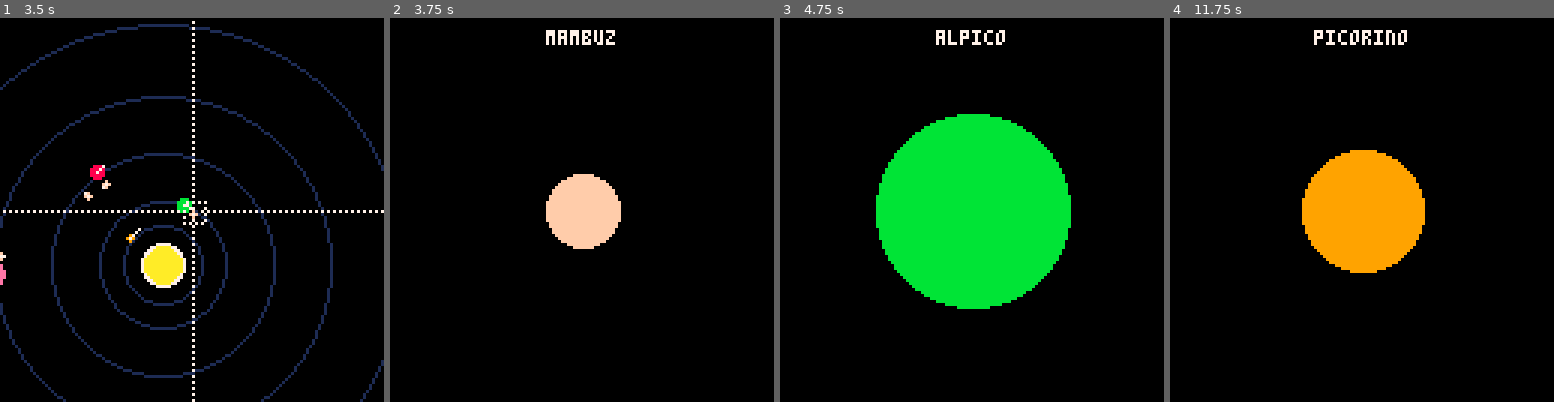
Above: before the commit, frames 1-4 (left to right).
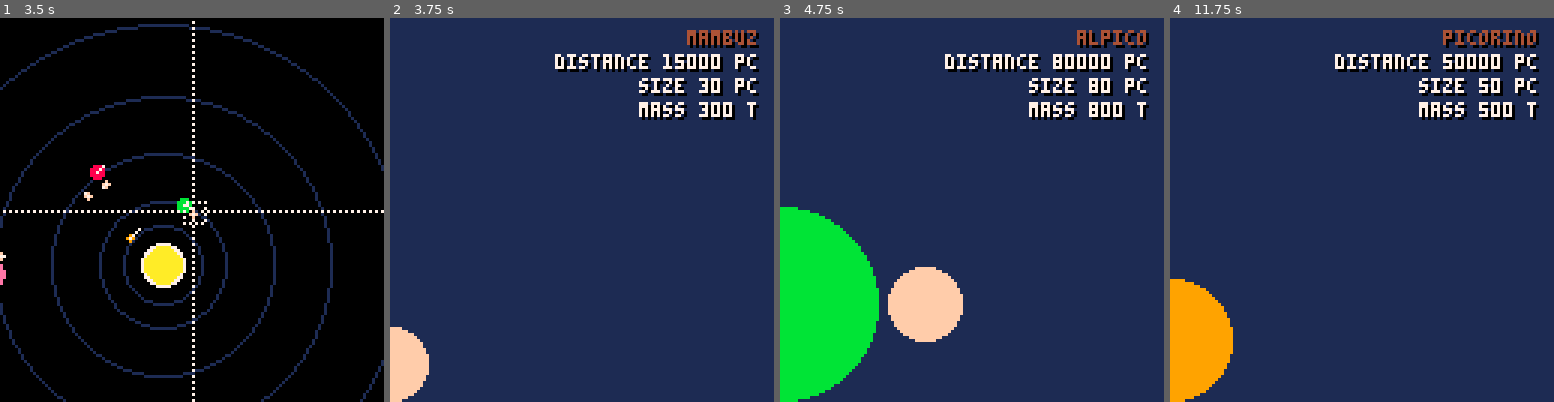
Above: after the commit, the same moments.

Repository: bigbozo/pico-rocket
Game: PICO-8 cartridge rocket.p8
Same seed, same stepped clock (60 frames per second), same inputs: the game is played once before the commit and once after it.
Inputs:
- Up to frame 1 (3.5 s): tap O (Z key) at 0.7, 1.7, 2.1, 2.5, 2.9, 3.3 s; hold Right 1.6-2.1 s; hold Up 2.15-2.42 s; hold Right 2.47-3.03 s; hold Left from 3.08 s (still down)
- Up to frame 2 (3.75 s): release Left at 3.58 s; hold Down from 3.63 s (still down); tap O (Z key) at 3.7 s
- Up to frame 3 (4.75 s): release Down at 3.97 s; hold Right 4.02-4.68 s; tap O (Z key) at 4.1, 4.5 s; hold Up from 4.73 s (still down)
- Up to frame 4 (11.75 s): tap O (Z key) every 0.4 s from 4.9 to 11.7 s; release Up at 5.03 s; hold Left 5.08-5.68 s; hold Down 5.73-6.03 s; hold Right 6.08-6.58 s; hold Right 6.63-7.13 s; hold Up 7.18-7.45 s; hold Right 7.5-8.07 s; hold Left 8.12-8.62 s; hold Down 8.67-9 s; hold Right 9.05-9.72 s; hold Up 9.77-10.07 s; hold Left 10.12-10.72 s; hold Down 10.77-11.07 s; hold Right 11.12-11.62 s

Frame 1 is identical in both runs. In frame 2, 98% of the frame differs, in the area x 0-100%, y 0-100%; in frame 3, 98%; in frame 4, 98%.

Commit message:
Planet-Screen extended
Added different elements to the Planet-Screen

  - Legend
    - Distance to sun
    - Size
    - Mass

  - Graphic Presentation
    - Display of the moons in size relation

Diff:
--- a/scenes/planet.lua
+++ b/scenes/planet.lua
@@ -1,11 +1,29 @@
 PlanetScene = {
 
   draw= function()
-    cls()
+
+    planet=planets[player.planet]
+
+    cls(1)
     camera(0,0)
-    planet=planets[player.planet]
-    circfill(64,64,planet.size * 4,planet.color)
-    printc(planet.name, 4, 7)
+
+    -- draw the planet
+    circfill(0,127 - planet.size * 4,planet.size * 4,planet.color)
+
+    -- print the planet datasheet
+    printr(planet.name, 4, 4)
+    printr("distance " .. planet.r .. "000 pc",12,7)
+    printr("size " .. planet.size .. "0 pc", 20,7)
+    printr("mass " .. planet.size .. "00 t",  28, 7)
+
+    -- draw the moons of the planet
+    if (planet.children) then
+      local dx=planet.size * 4
+      for moon in all(planet.children) do
+       circfill(dx + moon.size * 4 + 4, 127-planet.size*4, moon.size * 4, moon.color)
+        dx = dx + moon.size * 8 + 4
+      end
+    end
 
   end,
 
